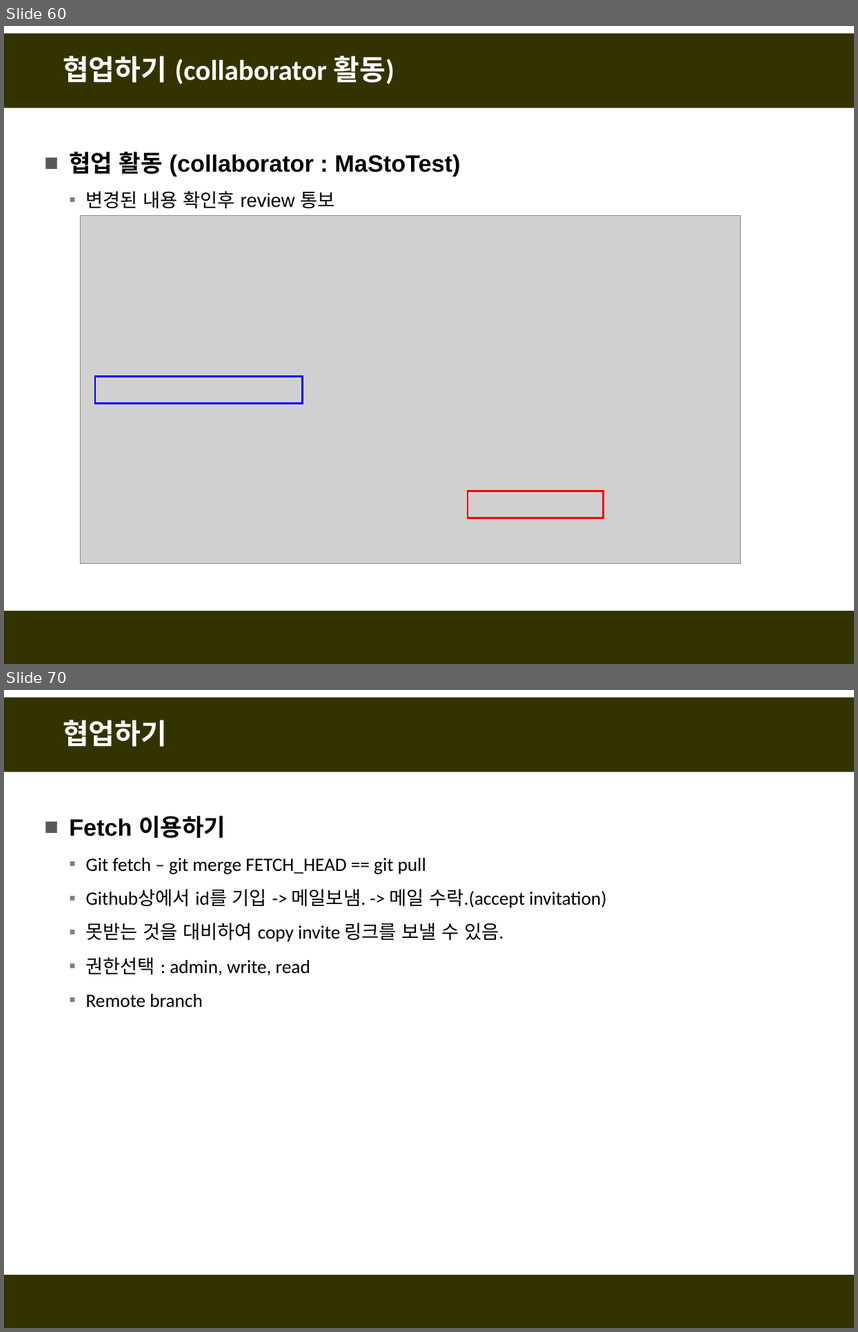
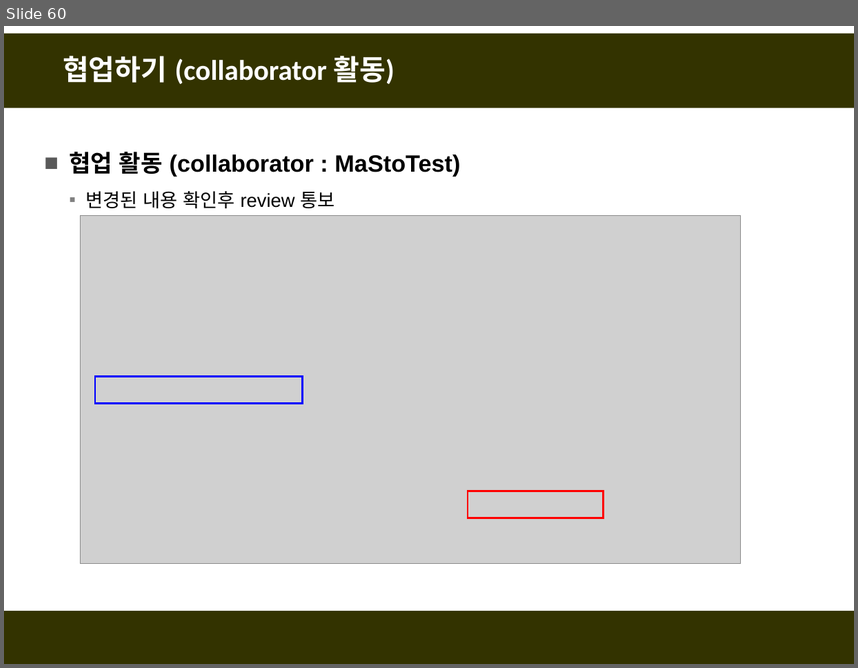
Before and after one commit to fasthill/github-lecture, a slide deck: git및github첫걸음4-협업하기.pptx. Shown one above the other, each under a label of ours: slides 60 and 70 before the commit, slide 60 after it; the slides between them are not shown. The pictures are 858x1332 and 858x668 pixels, drawn with LibreOffice and Linux fonts; fonts in the diff are those of the drawing; grey boxes stand for pictures. Boxes give left, top, right and bottom in pixels: in the first picture for what was removed or moved away, otherwise in the second. Text is boxed around its words. In the diff, an @@ line names an element or a change of style, - is before the commit and + after.

```diff
--- a/git및github첫걸음4-협업하기.pptx
+++ b/git및github첫걸음4-협업하기.pptx
@@ slide 70 removed at (x1=4, y1=690, x2=854, y2=1328), background #FFFFFF; not listed: 2 template elements that a slide beside it also shows @@
@@ title removed at (x1=63, y1=720, x2=167, y2=747) @@
-협업하기
@@ text removed at (x1=69, y1=816, x2=607, y2=1007) @@
-■ Fetch 이용하기
-  ▪ Git fetch – git merge FETCH_HEAD == git pull
-  ▪ Github상에서 id를 기입 -> 메일보냄. -> 메일 수락.(accept invitation)
-  ▪ 못받는 것을 대비하여 copy invite 링크를 보낼 수 있음.
-  ▪ 권한선택 : admin, write, read
-  ▪ Remote branch
```
Also in this commit, not shown: 10 slides changed, 5 slides added, 34 other slides removed.
